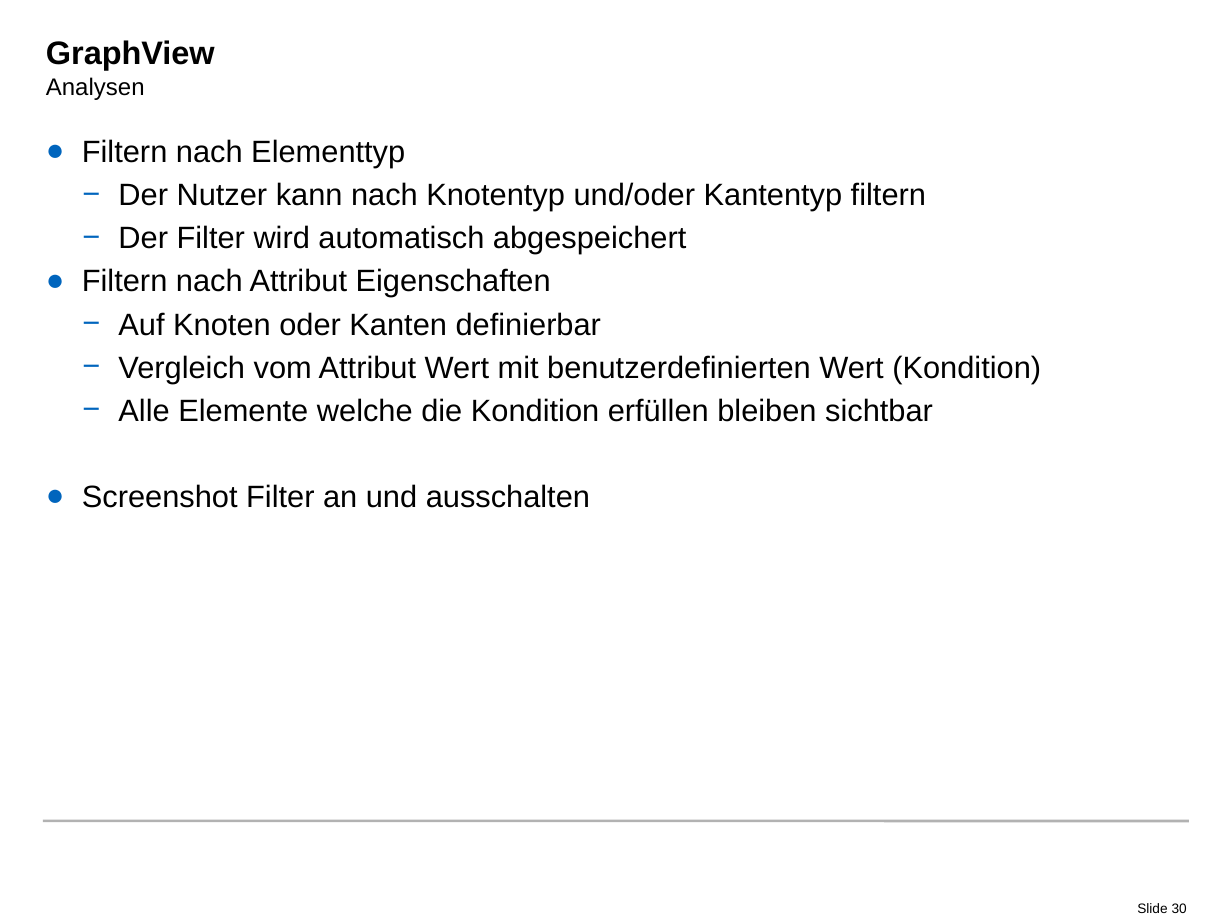
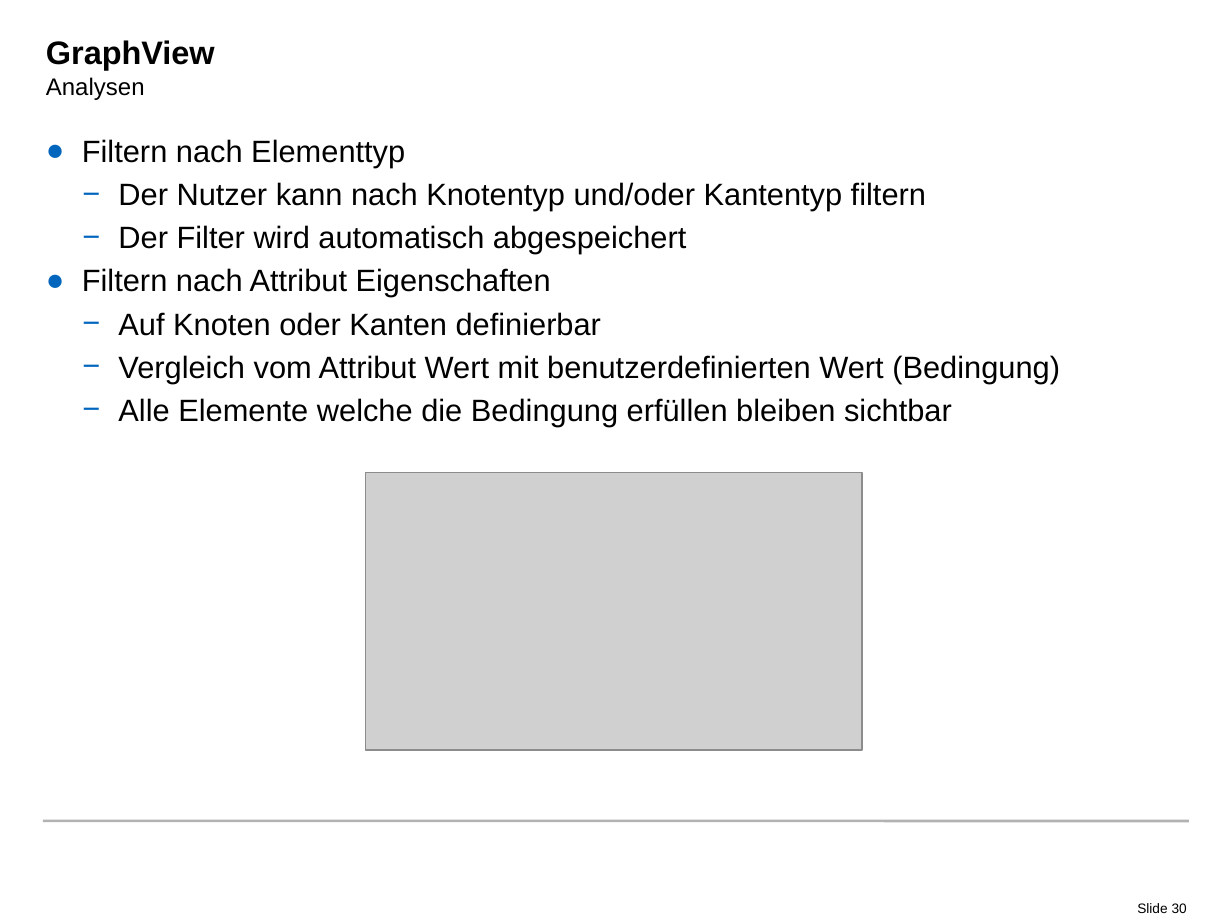
Before and after one commit to radke-tum/idp, a slide deck: slide 30 of pssif/doc/PSSIF.pptx. Drawn at 1232x924 pixels with LibreOffice and Linux fonts; fonts in the diff are those of the drawing; grey boxes stand for pictures; background and template pictures are left out. Boxes give left, top, right and bottom in pixels: in the first picture for what was removed or moved away, otherwise in the second. Text is boxed around its words. In the diff, an @@ line names an element or a change of style, - is before the commit and + after.

Commit message:
Slides updated

```diff
--- a/pssif/doc/PSSIF.pptx
+++ b/pssif/doc/PSSIF.pptx
@@ text at (118, 355, 1060, 426): text changed @@
-  − Vergleich vom Attribut Wert mit benutzerdefinierten Wert (Kondition)
-  − Alle Elemente welche die Kondition erfüllen bleiben sichtbar
-● Screenshot Filter an und ausschalten
+  − Vergleich vom Attribut Wert mit benutzerdefinierten Wert (Bedingung)
+  − Alle Elemente welche die Bedingung erfüllen bleiben sichtbar
@@ picture added at (366, 473, 862, 750) @@
```
Also in this commit, not shown: 6 other slides changed.
